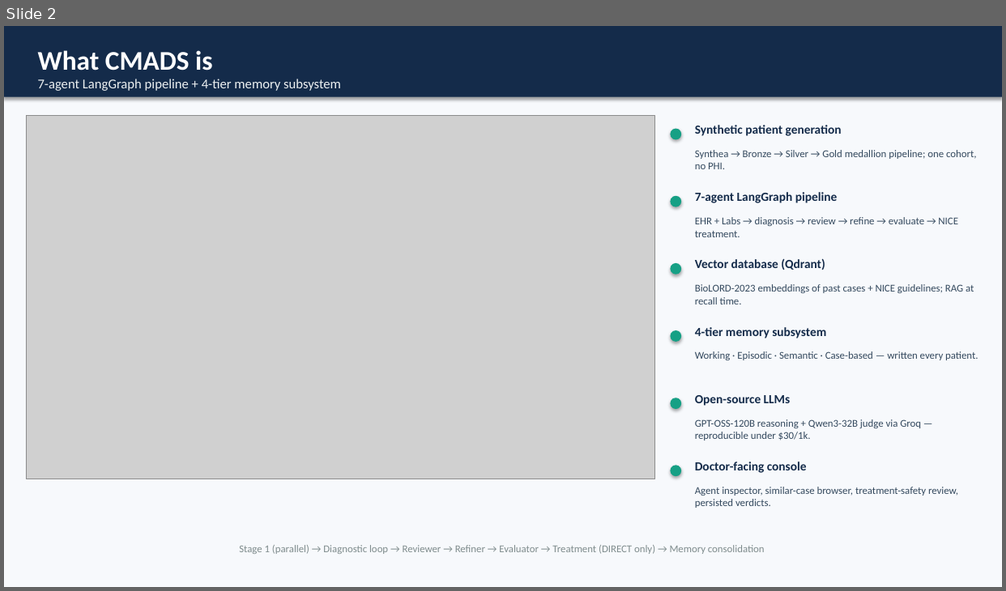
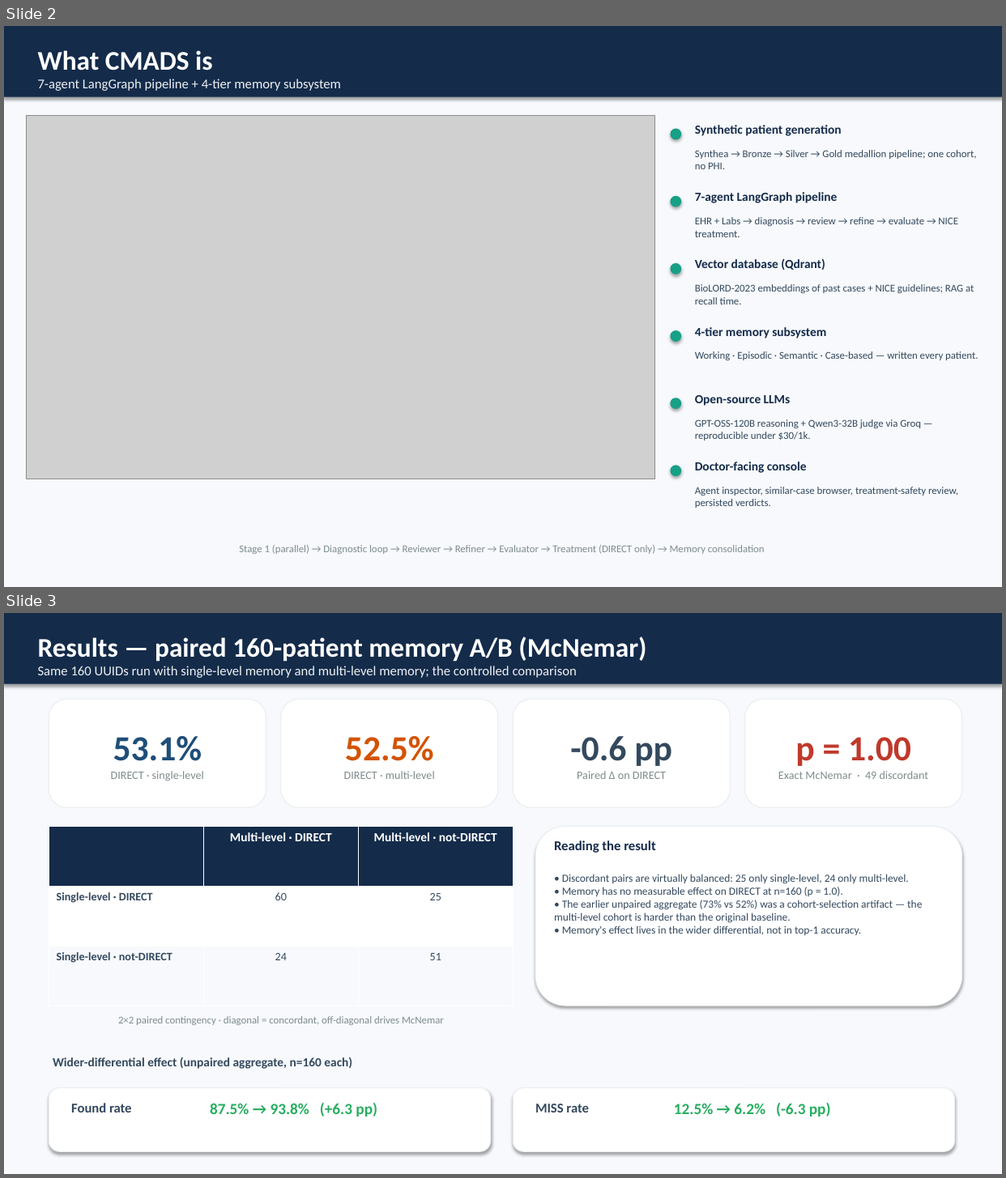
Before and after one commit to abdamin004/CMADS, a slide deck: docs/results_presentation/CMADS_Results_Presentation.pptx. Shown one above the other, each under a label of ours: slide 2 before the commit, slides 2 and 3 after it. The pictures are 1006x591 and 1006x1178 pixels, drawn with LibreOffice and Linux fonts; fonts in the diff are those of the drawing; grey boxes stand for pictures. Boxes give left, top, right and bottom in pixels: in the first picture for what was removed or moved away, otherwise in the second. Text is boxed around its words. In the diff, an @@ line names an element or a change of style, - is before the commit and + after.

```diff
--- a/docs/results_presentation/CMADS_Results_Presentation.pptx
+++ b/docs/results_presentation/CMADS_Results_Presentation.pptx
@@ slide 3 added at [4, 613, 1002, 1174], background #FFFFFF @@
@@ rectangle added at [4, 613, 1002, 1174], fill #F7F9FC @@
@@ rectangle added at [4, 613, 1002, 684], fill #142B4A @@
@@ text added at [38, 636, 646, 678], 13 pt, text #ECF0F1 @@
+Results — paired 160-patient memory A/B (McNemar)
+Same 160 UUIDs run with single-level memory and multi-level memory; the controlled comparison
@@ rounded rectangle added at [49, 699, 266, 807], fill #FFFFFF, outline #ECF0F1 1 pt, 11 pt, text #7F8C8D @@
+53.1%
+DIRECT · single-level
@@ rounded rectangle added at [281, 699, 498, 807], fill #FFFFFF, outline #ECF0F1 1 pt, 11 pt, text #7F8C8D @@
+52.5%
+DIRECT · multi-level
@@ rounded rectangle added at [513, 699, 731, 807], fill #FFFFFF, outline #ECF0F1 1 pt, 11 pt, text #7F8C8D @@
+-0.6 pp
+Paired Δ on DIRECT
@@ rounded rectangle added at [745, 699, 962, 807], fill #FFFFFF, outline #ECF0F1 1 pt, 11 pt, text #7F8C8D @@
+p = 1.00
+Exact McNemar · 49 discordant
@@ table added at [49, 826, 513, 1006], 3 rows, 3 columns @@
+ | Multi-level · DIRECT | Multi-level · not-DIRECT
+Single-level · DIRECT | 60 | 25
+Single-level · not-DIRECT | 24 | 51
@@ rounded rectangle added at [535, 826, 962, 1006], fill #FFFFFF, outline #ECF0F1 0.75 pt @@
@@ text added at [554, 841, 656, 853], 13 pt, text #142B4A, bold @@
+Reading the result
@@ text added at [554, 874, 922, 935], 10.5 pt, text #34495E @@
+• Discordant pairs are virtually balanced: 25 only single-level, 24 only multi-level.
+• Memory has no measurable effect on DIRECT at n=160 (p = 1.0).
+• The earlier unpaired aggregate (73% vs 52%) was a cohort-selection artifact — the multi-level cohort is harder than the original baseline.
+• Memory's effect lives in the wider differential, not in top-1 accuracy.
@@ text added at [118, 1016, 444, 1025], 10 pt, text #7F8C8D @@
+2×2 paired contingency · diagonal = concordant, off-diagonal drives McNemar
@@ text added at [53, 1058, 352, 1069], 12 pt, text #34495E, bold @@
+Wider-differential effect (unpaired aggregate, n=160 each)
@@ rounded rectangle added at [49, 1088, 491, 1152], fill #FFFFFF, outline #ECF0F1 0.75 pt @@
@@ rounded rectangle added at [513, 1088, 955, 1152], fill #FFFFFF, outline #ECF0F1 0.75 pt @@
@@ text added at [71, 1103, 132, 1113], 13 pt, text #34495E, bold @@
+Found rate
@@ text added at [210, 1103, 377, 1117], 15 pt, text #27AE60, bold @@
+87.5% → 93.8% (+6.3 pp)
@@ text added at [535, 1104, 589, 1113], 13 pt, text #34495E, bold @@
+MISS rate
@@ text added at [674, 1103, 831, 1117], 15 pt, text #27AE60, bold @@
+12.5% → 6.2% (-6.3 pp)
```
Also in this commit, not shown: 1 slide removed, 12 other files.
